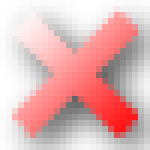
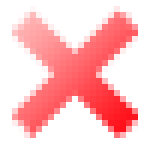
The second (150, 150) image is a revision of the first. Changes to its layers:
pixels changed over box(0, 0, 150, 150) (layer not identified)
